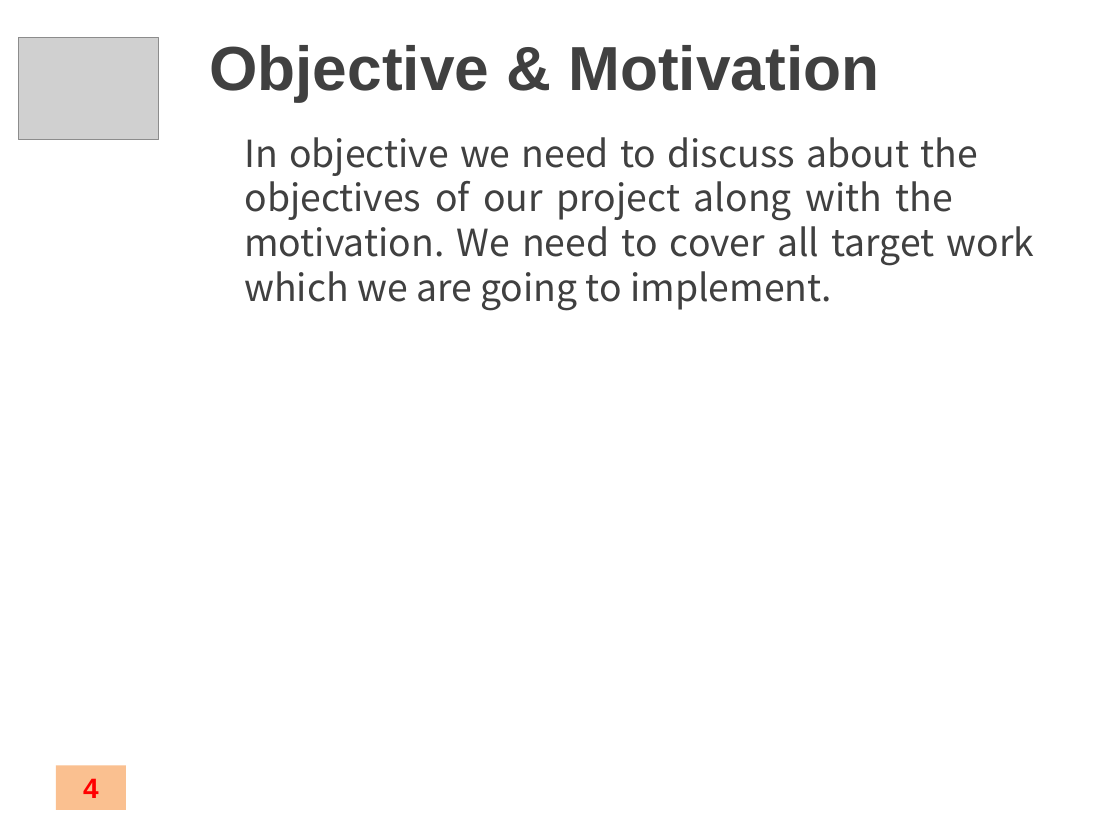
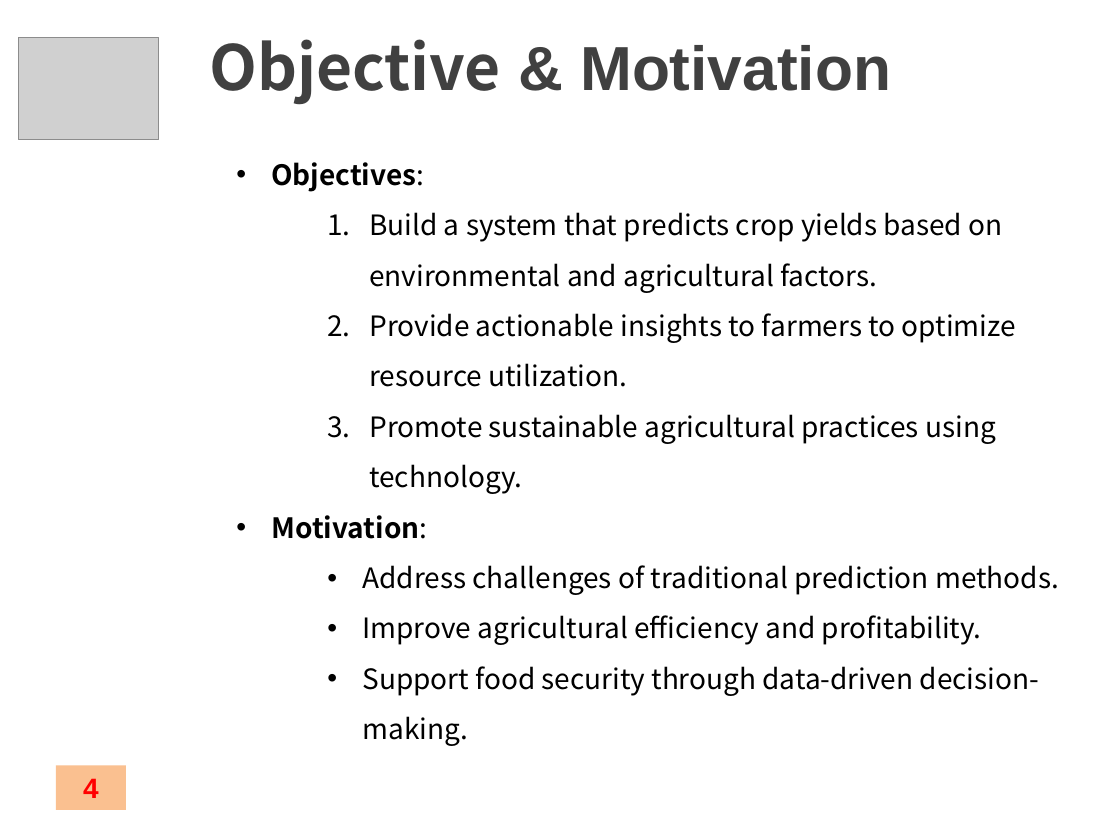
Before and after one commit to sumankrsaurabh/Crop-Yied-Prediction, a slide deck: slide 4 of Minor Project Presentation Template (1).pptx. Drawn at 1120x840 pixels with LibreOffice and Linux fonts; fonts in the diff are those of the drawing; grey boxes stand for pictures; background and template pictures are left out. Boxes give left, top, right and bottom in pixels: in the first picture for what was removed or moved away, otherwise in the second. Text is boxed around its words. In the diff, an @@ line names an element or a change of style, - is before the commit and + after.

```diff
--- a/Minor Project Presentation Template (1).pptx
+++ b/Minor Project Presentation Template (1).pptx
@@ title "Objective & Motivation" at (x1=209, y1=39, x2=891, y2=105): font Arial to Noto Sans CJK KR in "Objective" @@
@@ text removed at (x1=244, y1=137, x2=1035, y2=311) @@
-In objective we need to discuss about the objectives of our project along with the motivation. We need to cover all target work which we are going to implement.
@@ text added at (x1=271, y1=162, x2=1059, y2=746), 18 pt, text #000000 @@
+• Objectives:
+  1. Build a system that predicts crop yields based on environmental and agricultural factors.
+  2. Provide actionable insights to farmers to optimize resource utilization.
+  3. Promote sustainable agricultural practices using technology.
+• Motivation:
+  • Address challenges of traditional prediction methods.
+  • Improve agricultural efficiency and profitability.
+  • Support food security through data-driven decision-making.
```
Also in this commit, not shown: 7 other slides changed, 1 slide added, 1 slide removed, 3 other files.
